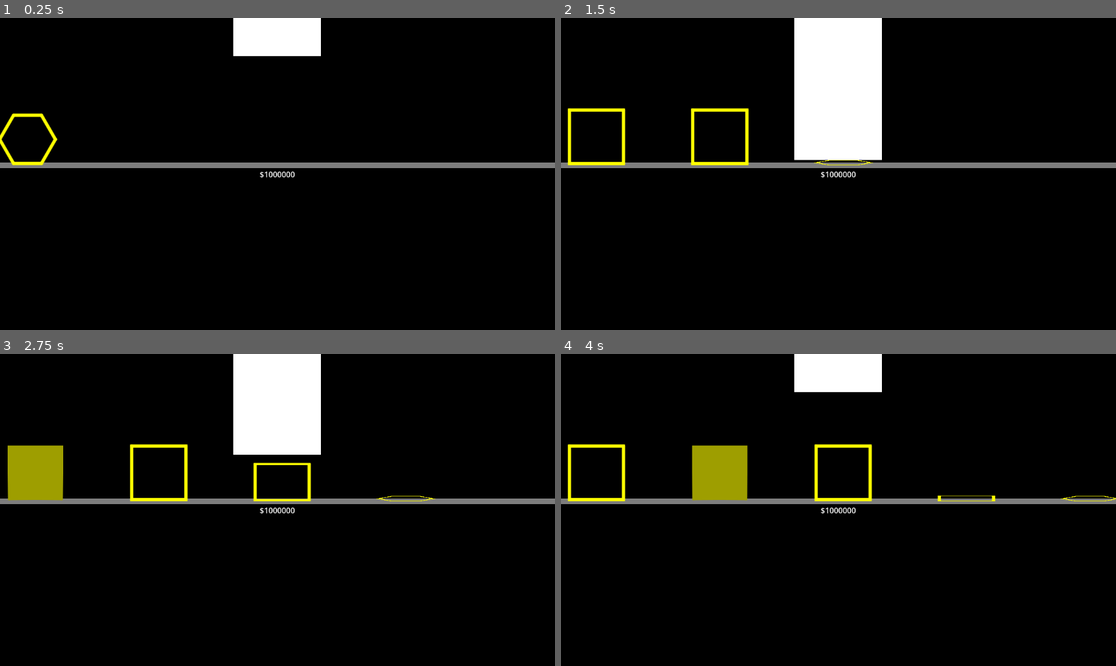
Above: before the commit, frames 1-4 (two rows, left to right).
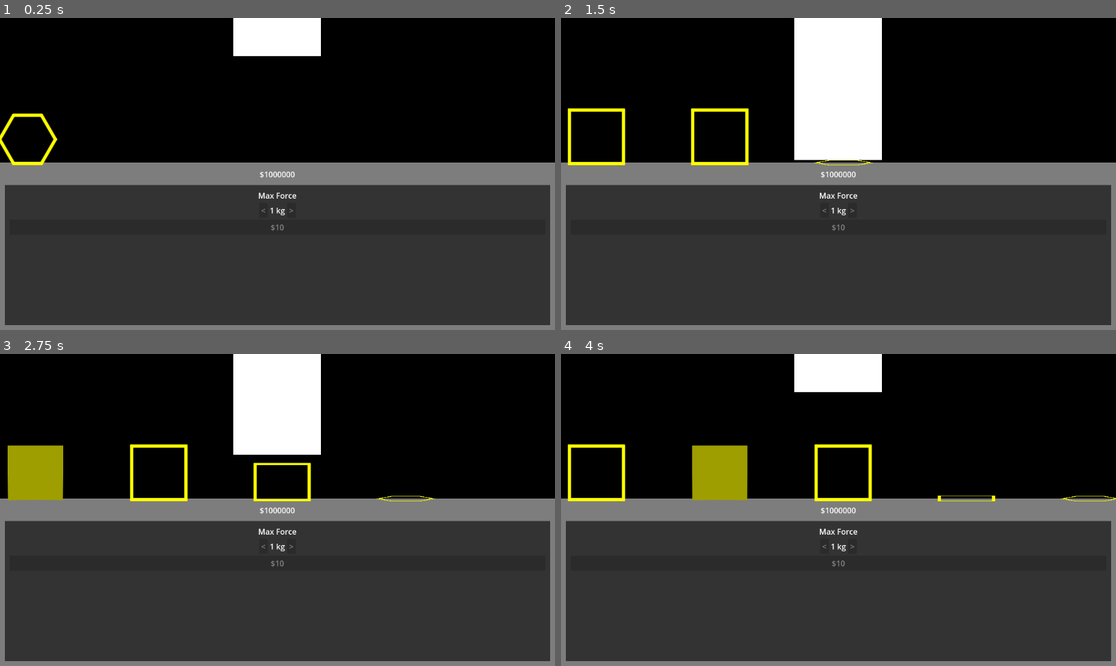
Above: after the commit, the same moments.

Repository: miyo6032/HydraulicPressIncremental
Game: Godot game, scene res://1_main.tscn
Two runs of this game, one before a commit and one after it. Both use one fixed random seed, a clock stepped at 60 frames per second and the inputs below. The project has no main scene, so this scene is started directly.
Inputs (mouse positions are in pixels of both pictures, inside the frame that each line leads up to):
- Up to frame 1 (0.25 s): no input
- Up to frame 2 (1.5 s): tap Enter at 0.5 s; move the mouse to (960, 158) at 0.52 s; hold Up (ui_up) 0.53-1.25 s; tap Tab at 0.6 s; click (960, 158) at 0.67 s; drag from (727, 189) to (810, 236) at 1.27 s
- Up to frame 3 (2.75 s): move the mouse to (333, 441) at 2.02 s; hold Up (ui_up) from 2.03 s (still down); tap Tab at 2.1 s
- Up to frame 4 (4 s): release Up (ui_up) at 2.75 s; drag from (810, 572) to (672, 463) at 2.77 s; move the mouse to (1005, 556) at 3.52 s; hold Down (ui_down) from 3.53 s (still down); tap Tab at 3.6 s

The runs differ from the first frame. In frame 1, 52% of the frame differs, in the area x 0-100%, y 48-100%; in frame 2, 52%; in frame 3, 52%; in frame 4, 52%.

Commit message:
add force upgrade

Diff:
--- a/1_main.tscn
+++ b/1_main.tscn
@@ -1,10 +1,12 @@
-[gd_scene load_steps=3 format=3 uid="uid://cnrln6t4dxt74"]
+[gd_scene load_steps=4 format=3 uid="uid://cnrln6t4dxt74"]
 
 [ext_resource type="Script" path="res://Main.gd" id="1_kxjkt"]
 [ext_resource type="PackedScene" uid="uid://7t1sx0r2g2tc" path="res://2_simulation.tscn" id="1_widi8"]
+[ext_resource type="Resource" uid="uid://ype7ae050vxg" path="res://data/force_upgrade.tres" id="2_mf8dy"]
 
 [node name="Main" type="Node"]
 script = ExtResource("1_kxjkt")
+upgrades = Array[Resource("res://UpgradeRes.gd")]([ExtResource("2_mf8dy")])
 
 [node name="Simulation" parent="." instance=ExtResource("1_widi8")]
 
@@ -30,3 +32,21 @@
 grow_horizontal = 2
 grow_vertical = 2
 text = "$1000000"
+
+[node name="MarginContainer" type="MarginContainer" parent="Control"]
+layout_mode = 1
+anchors_preset = 15
+anchor_right = 1.0
+anchor_bottom = 1.0
+offset_top = 337.0
+grow_horizontal = 2
+grow_vertical = 2
+theme_override_constants/margin_left = 10
+theme_override_constants/margin_top = 10
+theme_override_constants/margin_right = 10
+theme_override_constants/margin_bottom = 10
+
+[node name="Upgrades" type="HBoxContainer" parent="Control/MarginContainer"]
+unique_name_in_owner = true
+layout_mode = 2
+theme_override_constants/separation = 10
--- a/2_simulation.tscn
+++ b/2_simulation.tscn
@@ -80,7 +80,8 @@
 shapes = Array[Resource("res://CrushableShape.gd")]([ExtResource("6_uwmjs"), ExtResource("7_bs5t7"), ExtResource("8_4nbhp")])
 
 [node name="Sprite2D" type="Sprite2D" parent="Conveyor"]
-scale = Vector2(4.98242, 11.25)
+position = Vector2(0, 198.688)
+scale = Vector2(4.98242, 408.625)
 texture = SubResource("GradientTexture1D_atsyf")
 
 [node name="CrushableSpawn" type="Marker2D" parent="Conveyor"]
--- /dev/null
+++ b/Enums.gd
@@ -0,0 +1,7 @@
+extends Node
+
+class_name Enums
+
+enum UpgradeType {
+    Force
+}
--- a/EventBus.gd
+++ b/EventBus.gd
@@ -1,3 +1,5 @@
 extends Node
 
 signal crushable_removed(value)
+signal currency_updated(value)
+signal upgrade_level_changed(upgrade_instance)
--- a/Main.gd
+++ b/Main.gd
@@ -1,23 +1,29 @@
 extends Node
 
+@onready var upgrade_scene: PackedScene = load("res://upgrade.tscn")
 @onready var simulation = $Simulation
 @onready var currency_label = $Control/CurrencyLabel
+@export var upgrades: Array[UpgradeRes]
+@onready var upgrade_container = %Upgrades
 
 var currency = 0
 
 func _ready():
+    Console.add_command("v", func(v): crushable_removed(float(v)), 1)
     EventBus.crushable_removed.connect(crushable_removed)
+    for upgrade in upgrades:
+        var upgrade_instance = upgrade_scene.instantiate()
+        upgrade_container.add_child(upgrade_instance)
+        upgrade_instance.init(upgrade)
+        upgrade_instance.upgrade_bought.connect(upgrade_bought)
 
 func crushable_removed(value):
+    update_currency(value)
+
+func upgrade_bought(value):
+    update_currency(-value)
+
+func update_currency(value):
     currency += value
-    currency_label.text = "$%s" % comma_sep(currency)
-
-static func comma_sep(n: int) -> String:
-    var result := ""
-    var i: int = abs(n)
-
-    while i > 999:
-        result = ",%03d%s" % [i % 1000, result]
-        i /= 1000
-
-    return "%s%s%s" % ["-" if n < 0 else "", i, result]
+    currency_label.text = "$%s" % Utils.format_num(currency)
+    EventBus.currency_updated.emit(currency)
--- a/Press.gd
+++ b/Press.gd
@@ -3,7 +3,9 @@
 signal crush_finished
 
 const crushing_time = 0.5
-const crushing_power = 1
+const base_crushing_power = 1
+
+var crushing_power = 1
 
 @onready var visual = $Visual
 @onready var start_crushing_pos = $PressStart
@@ -11,6 +13,13 @@
 
 func _ready():
     visual.global_position = start_crushing_pos.global_position
+    EventBus.upgrade_level_changed.connect(upgrade_level_changed)
+
+func upgrade_level_changed(instance):
+    if instance.upgrade.upgrade_type == Enums.UpgradeType.Force:
+        var upgrade_value = pow(instance.upgrade.upgrade_value, instance.upgrade_level)
+        crushing_power = base_crushing_power * upgrade_value
+        instance.set_upgrade_label("%s kg" % Utils.format_num(upgrade_value))
 
 func crush(crushable):
     var failed_crush = crushable.strength > crushing_power
--- /dev/null
+++ b/Upgrade.gd
@@ -0,0 +1,38 @@
+extends ColorRect
+
+signal upgrade_bought(value)
+
+@onready var upgrade_button: Button = $MarginContainer/VBoxContainer/UpgradeCost
+@onready var downstep_button = $MarginContainer/VBoxContainer/HBoxContainer/DownButton
+@onready var upstep_button = $MarginContainer/VBoxContainer/HBoxContainer/UpButton
+@onready var upgrade_label = $MarginContainer/VBoxContainer/HBoxContainer/UpgradeLabel
+
+var upgrade_level = 0
+var upgrade: UpgradeRes
+
+func _ready():
+    EventBus.currency_updated.connect(currency_updated)
+    upgrade_button.pressed.connect(upgrade_button_pressed)
+
+func init(upgrade: UpgradeRes):
+    self.upgrade = upgrade
+    $MarginContainer/VBoxContainer/TitleLabel.text = upgrade.name
+    upgrade_button.disabled = true
+    upstep_button.disabled = true
+    downstep_button.disabled = true
+    set_upgrade_level(0)
+
+func currency_updated(value):
+    upgrade_button.disabled = upgrade.costs[upgrade_level] > value
+
+func upgrade_button_pressed():
+    upgrade_bought.emit(upgrade.costs[upgrade_level])
+    set_upgrade_level(upgrade_level + 1)
+
+func set_upgrade_level(level):
+    upgrade_level = level
+    upgrade_button.text = "$%s" % Utils.format_num(upgrade.costs[upgrade_level])
+    EventBus.upgrade_level_changed.emit(self)
+
+func set_upgrade_label(text):
+    upgrade_label.text = text
--- /dev/null
+++ b/UpgradeRes.gd
@@ -0,0 +1,8 @@
+extends Resource
+
+class_name UpgradeRes
+
+@export var name: String
+@export var upgrade_value: float
+@export var upgrade_type: Enums.UpgradeType
+@export var costs: Array[float]
--- /dev/null
+++ b/Utils.gd
@@ -0,0 +1,6 @@
+extends Node
+
+class_name Utils
+
+static func format_num(n: float):
+    return str(n)
--- /dev/null
+++ b/data/force_upgrade.tres
@@ -0,0 +1,10 @@
+[gd_resource type="Resource" script_class="UpgradeRes" load_steps=2 format=3 uid="uid://ype7ae050vxg"]
+
+[ext_resource type="Script" path="res://UpgradeRes.gd" id="1_hes04"]
+
+[resource]
+script = ExtResource("1_hes04")
+name = "Max Force"
+upgrade_value = 1.5
+upgrade_type = 0
+costs = Array[float]([10.0, 20.0, 40.0])
--- /dev/null
+++ b/upgrade.tscn
@@ -0,0 +1,55 @@
+[gd_scene load_steps=2 format=3 uid="uid://dp8px7lu0vla"]
+
+[ext_resource type="Script" path="res://Upgrade.gd" id="1_rfxfx"]
+
+[node name="Upgrade" type="ColorRect"]
+anchors_preset = 15
+anchor_right = 1.0
+anchor_bottom = 1.0
+grow_horizontal = 2
+grow_vertical = 2
+size_flags_horizontal = 3
+color = Color(0.2, 0.2, 0.2, 1)
+script = ExtResource("1_rfxfx")
+
+[node name="MarginContainer" type="MarginContainer" parent="."]
+layout_mode = 1
+anchors_preset = 15
+anchor_right = 1.0
+anchor_bottom = 1.0
+grow_horizontal = 2
+grow_vertical = 2
+theme_override_constants/margin_left = 10
+theme_override_constants/margin_top = 10
+theme_override_constants/margin_right = 10
+theme_override_constants/margin_bottom = 10
+
+[node name="VBoxContainer" type="VBoxContainer" parent="MarginContainer"]
+layout_mode = 2
+
+[node name="TitleLabel" type="Label" parent="MarginContainer/VBoxContainer"]
+layout_mode = 2
+size_flags_horizontal = 4
+size_flags_vertical = 1
+text = "Power"
+
+[node name="HBoxContainer" type="HBoxContainer" parent="MarginContainer/VBoxContainer"]
+layout_mode = 2
+alignment = 1
+
+[node name="DownButton" type="Button" parent="MarginContainer/VBoxContainer/HBoxContainer"]
+layout_mode = 2
+text = "<"
+
+[node name="UpgradeLabel" type="Label" parent="MarginContainer/VBoxContainer/HBoxContainer"]
+layout_mode = 2
+text = "1 Ton"
+
+[node name="UpButton" type="Button" parent="MarginContainer/VBoxContainer/HBoxContainer"]
+layout_mode = 2
+size_flags_horizontal = 8
+text = ">"
+
+[node name="UpgradeCost" type="Button" parent="MarginContainer/VBoxContainer"]
+layout_mode = 2
+text = "Upgrade: $4b"
